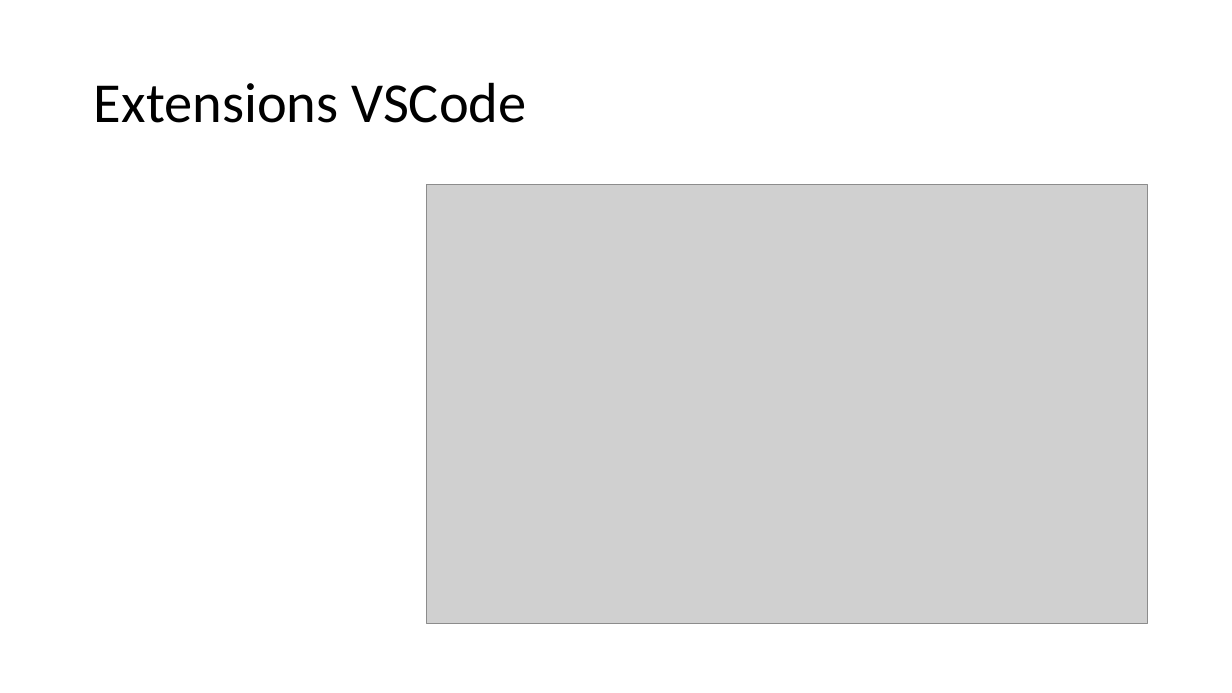
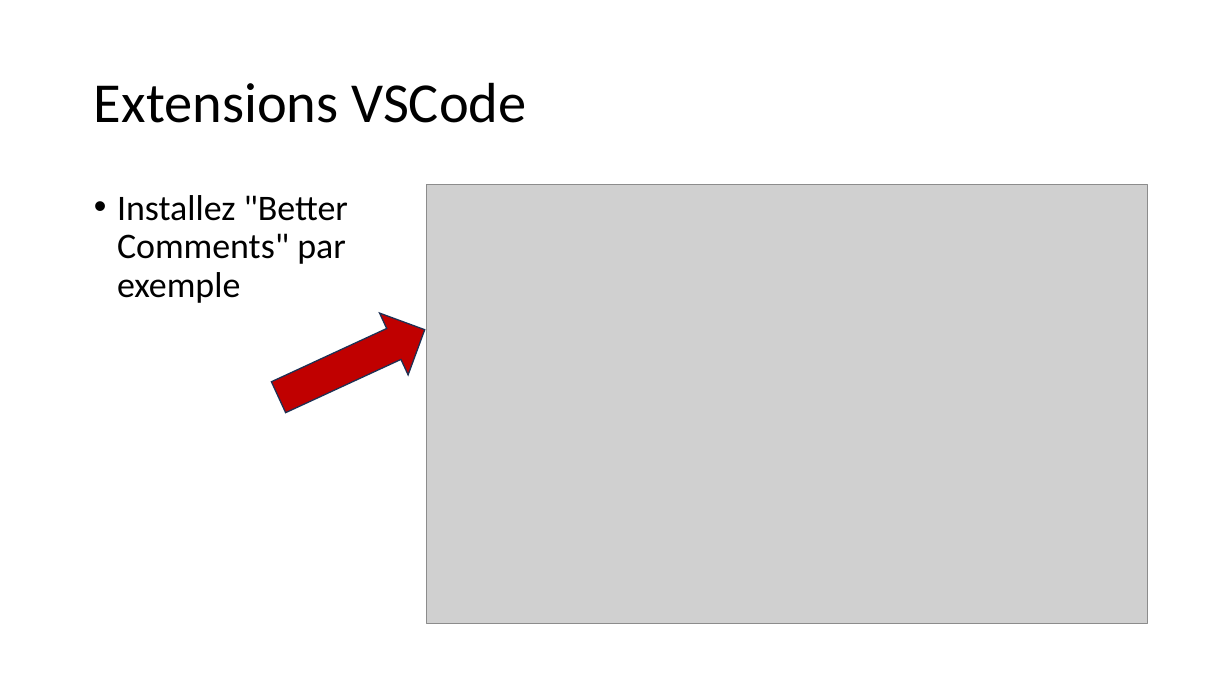
Before and after one commit to 40tude/Data_Essentials_Stage_Oct_2023, a slide deck: slide 14 of notes_de_stage.pptx. Drawn at 1232x693 pixels with LibreOffice and Linux fonts; fonts in the diff are those of the drawing; grey boxes stand for pictures. Boxes give left, top, right and bottom in pixels: in the first picture for what was removed or moved away, otherwise in the second. Text is boxed around its words. In the diff, an @@ line names an element or a change of style, - is before the commit and + after.

```diff
--- a/notes_de_stage.pptx
+++ b/notes_de_stage.pptx
@@ text added at box(117, 195, 348, 303), 28 pt, text #000000 @@
+• Installez "Better Comments" par exemple
@@ right arrow added at box(264, 299, 439, 429), fill #C00000, outline #1E3256 1 pt @@
```
Also in this commit, not shown: 6 other slides changed, 5 slides added, 4 other files.
